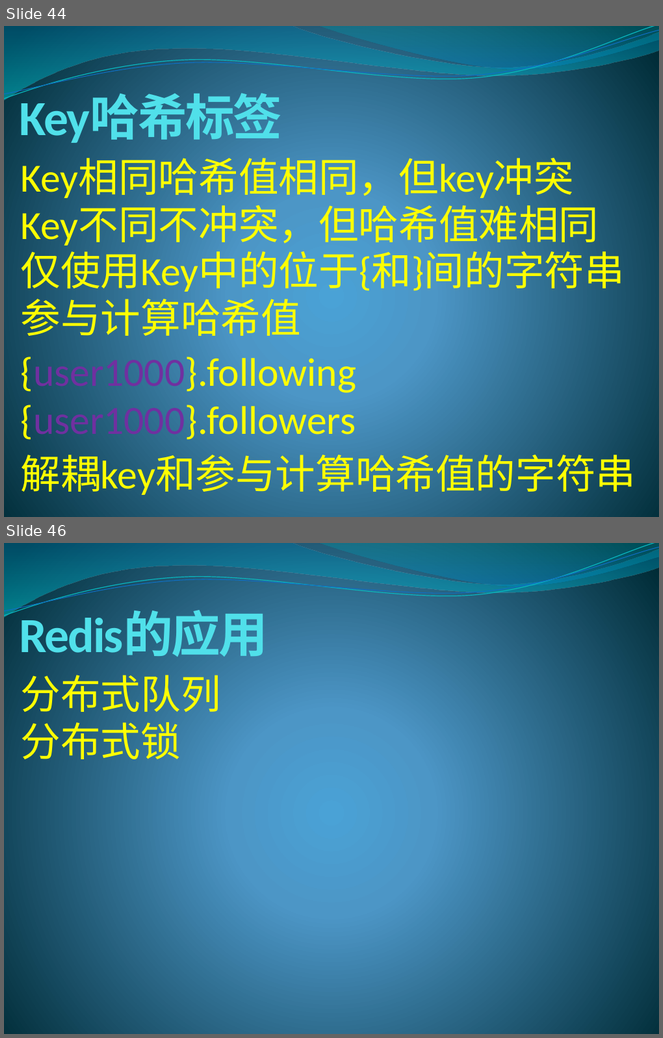
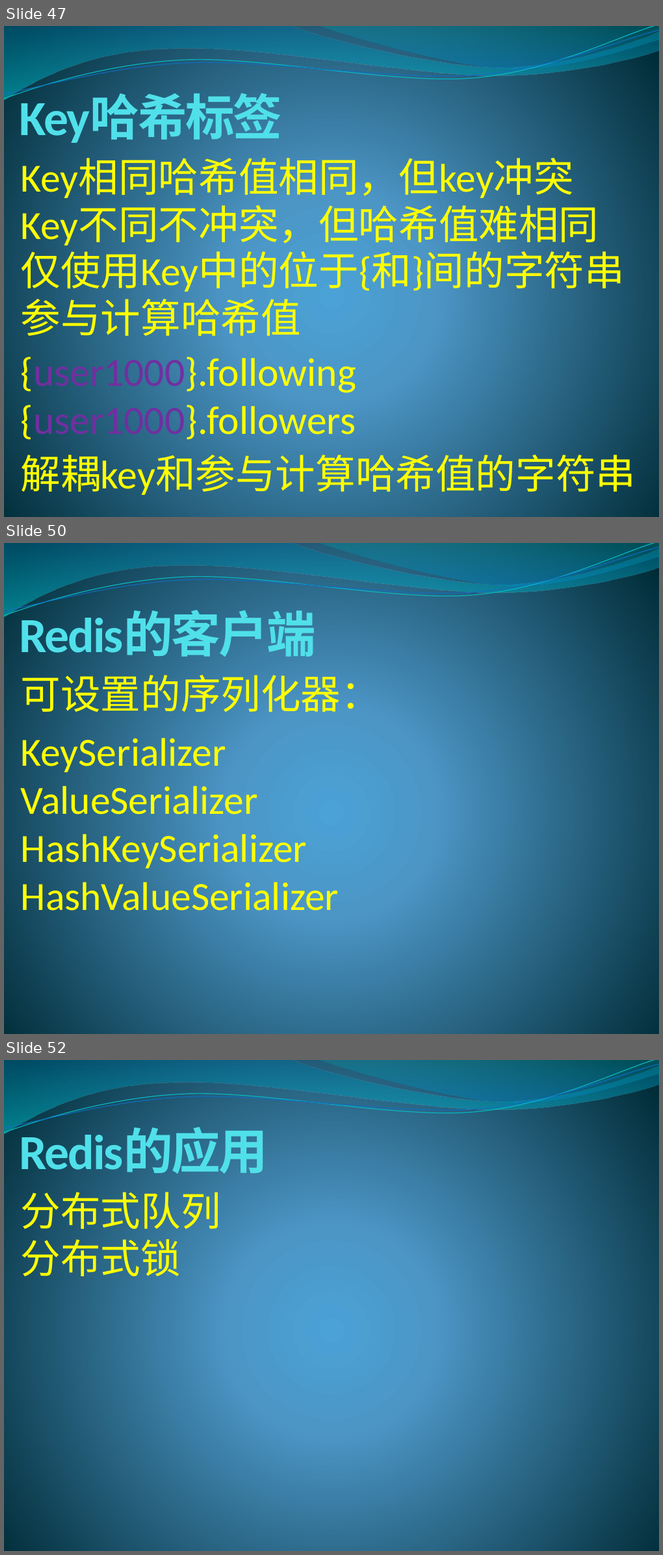
Before and after one commit to lixinjie1985/redis, a slide deck: docs/redis-01.pptx. Shown one above the other, each under a label of ours: slides 44 and 46 before the commit, slides 47, 50 and 52 after it; the slides between them are not shown. The pictures are 663x1038 and 663x1555 pixels, drawn with LibreOffice and Linux fonts; fonts in the diff are those of the drawing. Boxes give left, top, right and bottom in pixels: in the first picture for what was removed or moved away, otherwise in the second. Text is boxed around its words. In the diff, an @@ line names an element or a change of style, - is before the commit and + after.

```diff
--- a/docs/redis-01.pptx
+++ b/docs/redis-01.pptx
@@ slide 50 added at bbox=[4, 543, 659, 1034], background gradient #4AA0D6 to #4C98C7 to #002C38; not listed: 4 template elements that a slide beside it also shows @@
@@ title added at bbox=[20, 611, 316, 663], 54 pt, text #51E0EA, bold @@
+Redis的客户端
@@ text added at bbox=[21, 668, 381, 719], 44 pt, text #FFFF00 @@
+可设置的序列化器：
@@ text added at bbox=[21, 733, 339, 920], 44 pt, text #FFFF00 @@
+KeySerializer
+ValueSerializer
+HashKeySerializer
+HashValueSerializer
@@ what was slide 44 is now slide 47 @@
@@ what was slide 46 is now slide 52 @@
```
Also in this commit, not shown: 1 slide changed, 5 other slides added.
